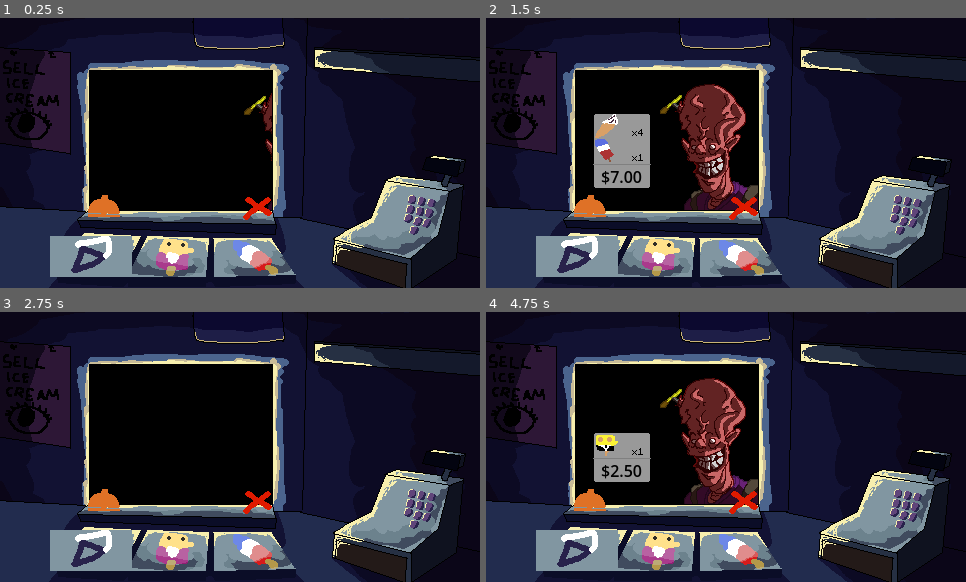
Above: before the commit, frames 1-4 (two rows, left to right).
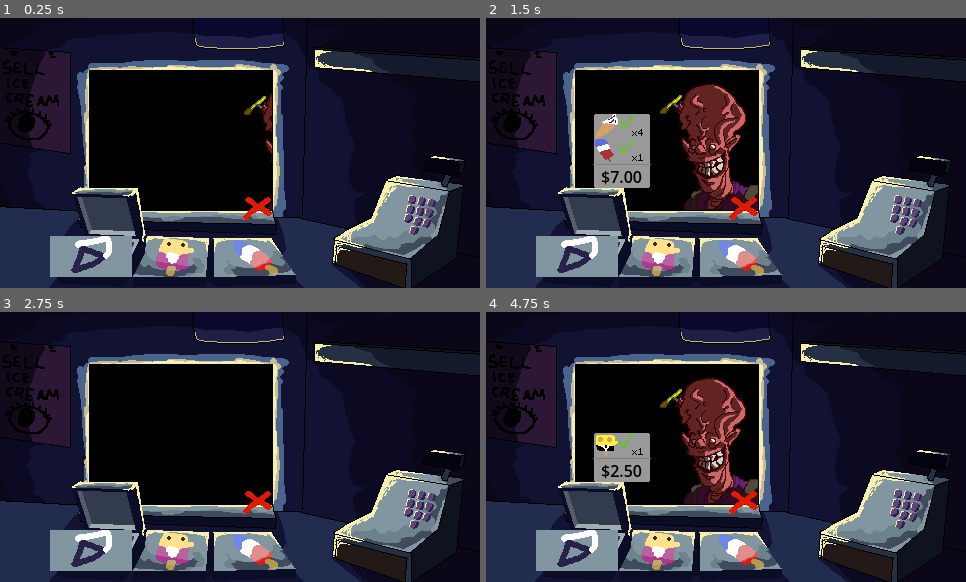
Above: after the commit, the same moments.

Repository: EpicBettaFish/IceCreamRoguelite
Game: Godot game, scene res://Main.tscn
The game is run twice, just before and just after one commit, with the same random seed, the same clock (stepped at 60 frames per second) and the same inputs.
Inputs (mouse positions are in pixels of both pictures, inside the frame that each line leads up to):
- Up to frame 1 (0.25 s): no input
- Up to frame 2 (1.5 s): click (548, 247) at 0.52 s; click (577, 215) at 1.25 s
- Up to frame 3 (2.75 s): click (105, 495) at 2 s
- Up to frame 4 (4.75 s): click (745, 501) at 2.75 s; click (591, 495) at 3.5 s; click (745, 501) at 4.25 s

The runs differ from the first frame. In frame 1, 2.2% of the frame differs, in the area x 15-31%, y 62-96%; in frame 2, 2.3%, in the area x 15-31%, y 35-96%; in frame 3, 2.2%; in frame 4, 2.3%.

Commit message:
wip ice creams

Diff:
--- a/ice-cream-roguelite/Main.tscn
+++ b/ice-cream-roguelite/Main.tscn
@@ -12,6 +12,7 @@
 [ext_resource type="Script" path="res://Scripts/freezer.gd" id="9_yofj3"]
 [ext_resource type="Texture2D" uid="uid://btofj0rlu3rlm" path="res://Programmer Art/popsicleInFreezer.png" id="10_g1pt1"]
 [ext_resource type="Texture2D" uid="uid://ciy86lxfvyvrg" path="res://Programmer Art/popsicleGrabbed.png" id="11_rk73y"]
+[ext_resource type="Texture2D" uid="uid://qr71e5ik1rkk" path="res://assets/truck/cooler_1_open.png" id="12_b2xxy"]
 
 [sub_resource type="Animation" id="Animation_hyao0"]
 resource_name = "CustomerEnter"
@@ -60,21 +61,6 @@
 "values": [Vector2(272, 193)]
 }
 
-[sub_resource type="Animation" id="Animation_km1c6"]
-length = 0.001
-tracks/0/type = "value"
-tracks/0/imported = false
-tracks/0/enabled = true
-tracks/0/path = NodePath("Customer:position")
-tracks/0/interp = 1
-tracks/0/loop_wrap = true
-tracks/0/keys = {
-"times": PackedFloat32Array(0),
-"transitions": PackedFloat32Array(1),
-"update": 0,
-"values": [Vector2(272, 193)]
-}
-
 [sub_resource type="AnimationLibrary" id="AnimationLibrary_8fw2g"]
 _data = {
 "CustomerEnter": SubResource("Animation_hyao0"),
@@ -203,11 +189,18 @@
 iceCreamNormalTexture = ExtResource("11_rk73y")
 
 [node name="Freezer" type="Area2D" parent="Interactable/Freezer" groups=["freezer"]]
+visible = false
 
 [node name="CollisionShape2D" type="CollisionShape2D" parent="Interactable/Freezer/Freezer"]
 position = Vector2(91, 238.5)
 shape = SubResource("RectangleShape2D_25tsb")
 disabled = true
+
+[node name="Sprite2D" type="Sprite2D" parent="Interactable/Freezer"]
+texture_filter = 1
+position = Vector2(103, 215)
+texture = ExtResource("12_b2xxy")
+offset = Vector2(0, 0.5)
 
 [node name="Open" type="TextureButton" parent="Interactable/Freezer"]
 visible = false
@@ -218,24 +211,8 @@
 offset_bottom = 218.0
 texture_normal = ExtResource("9_6n6bj")
 
-[node name="IceCreamSpawns" type="Node2D" parent="Interactable/Freezer"]
-
-[node name="SpawnPos" type="Node2D" parent="Interactable/Freezer/IceCreamSpawns"]
-position = Vector2(62, 229)
-
-[node name="SpawnPos2" type="Node2D" parent="Interactable/Freezer/IceCreamSpawns"]
-position = Vector2(91, 228)
-
-[node name="SpawnPos3" type="Node2D" parent="Interactable/Freezer/IceCreamSpawns"]
-position = Vector2(117, 233)
-
-[node name="SpawnPos4" type="Node2D" parent="Interactable/Freezer/IceCreamSpawns"]
-position = Vector2(76, 244)
-
-[node name="SpawnPos5" type="Node2D" parent="Interactable/Freezer/IceCreamSpawns"]
-position = Vector2(105, 249)
-
 [node name="Closed" type="TextureButton" parent="Interactable/Freezer"]
+visible = false
 z_index = 1
 texture_filter = 1
 offset_left = 50.0
@@ -244,6 +221,23 @@
 offset_bottom = 259.0
 texture_normal = ExtResource("9_6n6bj")
 
+[node name="IceCreamSpawns" type="Node2D" parent="Interactable/Freezer"]
+
+[node name="SpawnPos" type="Node2D" parent="Interactable/Freezer/IceCreamSpawns"]
+position = Vector2(62, 229)
+
+[node name="SpawnPos2" type="Node2D" parent="Interactable/Freezer/IceCreamSpawns"]
+position = Vector2(91, 228)
+
+[node name="SpawnPos3" type="Node2D" parent="Interactable/Freezer/IceCreamSpawns"]
+position = Vector2(117, 233)
+
+[node name="SpawnPos4" type="Node2D" parent="Interactable/Freezer/IceCreamSpawns"]
+position = Vector2(76, 244)
+
+[node name="SpawnPos5" type="Node2D" parent="Interactable/Freezer/IceCreamSpawns"]
+position = Vector2(105, 249)
+
 [connection signal="pressed" from="Bell" to="." method="_on_bell_pressed"]
 [connection signal="pressed" from="X" to="." method="_on_x_pressed"]
 [connection signal="pressed" from="Interactable/Freezer/Open" to="Interactable/Freezer" method="_on_open_pressed"]
--- a/ice-cream-roguelite/Scenes/UI/CustomerIceCreamDisplay.tscn
+++ b/ice-cream-roguelite/Scenes/UI/CustomerIceCreamDisplay.tscn
@@ -1,8 +1,9 @@
-[gd_scene load_steps=4 format=3 uid="uid://ddyffjfhbaan0"]
+[gd_scene load_steps=5 format=3 uid="uid://ddyffjfhbaan0"]
 
 [ext_resource type="Texture2D" uid="uid://0f4q8tklspm3" path="res://Programmer Art/iceCream1.png" id="1_1yqu3"]
 [ext_resource type="Script" path="res://Scripts/customer_ice_cream_display.gd" id="1_n1vtr"]
 [ext_resource type="FontFile" uid="uid://dh3r0t715nyei" path="res://fonts/m5x7.ttf" id="2_rcv1k"]
+[ext_resource type="Texture2D" uid="uid://duq5t6ijrbbia" path="res://Programmer Art/check.png" id="4_67vuf"]
 
 [node name="CustomerIceCreamDisplay" type="Control"]
 custom_minimum_size = Vector2(39, 24)
@@ -34,3 +35,8 @@
 theme_override_font_sizes/font_size = 16
 text = "x10"
 vertical_alignment = 1
+
+[node name="Check" type="Sprite2D" parent="."]
+texture_filter = 1
+position = Vector2(33, 8)
+texture = ExtResource("4_67vuf")
--- a/ice-cream-roguelite/Scenes/iceCream.tscn
+++ b/ice-cream-roguelite/Scenes/iceCream.tscn
@@ -17,6 +17,7 @@
 texture = ExtResource("1_vhu7g")
 
 [node name="Button" type="Button" parent="."]
+modulate = Color(1, 1, 1, 0)
 offset_left = -8.0
 offset_top = -8.0
 offset_right = 8.0
--- a/ice-cream-roguelite/Scripts/freezer.gd
+++ b/ice-cream-roguelite/Scripts/freezer.gd
@@ -11,7 +11,6 @@
 
 @export var iceCreamID: int
 @onready var iceCreamSpawns = [$IceCreamSpawns/SpawnPos, $IceCreamSpawns/SpawnPos2, $IceCreamSpawns/SpawnPos3, $IceCreamSpawns/SpawnPos4, $IceCreamSpawns/SpawnPos5]
-@onready var iceCreamParent = $IceCreamSpawns
 
 @onready var freezerAreaCollider = $Freezer/CollisionShape2D
 
@@ -28,13 +27,16 @@
 		newIceCream.normalTexture = iceCreamNormalTexture
 		newIceCream.freezerTexture = iceCreamFreezerTexture
 		newIceCream.global_position = iceCreamSpawns[i].global_position
-		iceCreamParent.add_child(newIceCream)
+		add_child(newIceCream)
 
-
+#OPEN FREEZER
 func _on_closed_pressed():
 	closedLid.visible = false
 	openLid.visible = true
+	freezerAreaCollider.disabled = false
 
+#CLOSE FREEZER
 func _on_open_pressed():
 	closedLid.visible = true
 	openLid.visible = false
+	freezerAreaCollider.disabled = true
--- a/ice-cream-roguelite/Scripts/ice_cream.gd
+++ b/ice-cream-roguelite/Scripts/ice_cream.gd
@@ -1,6 +1,7 @@
 extends Area2D
 
 var pickup = false
+var canGrab = false
 var targetPos
 
 var freezerTexture
@@ -9,10 +10,12 @@
 var inFreezer = false
 
 @onready var sprite = $Sprite2D
+@onready var button = $Button
 
 func _ready():
 	targetPos = global_position
 	sprite.texture = freezerTexture
+	button.mouse_filter = button.MOUSE_FILTER_IGNORE
 
 func _process(delta):
 	if global_position.distance_to(targetPos) > 1:
@@ -21,22 +24,33 @@
 		targetPos = get_global_mouse_position()
 
 func _on_button_button_down():
-	pickup = true
-	z_index = 2
-	sprite.texture = normalTexture
+	if canGrab:
+		pickup = true
+		z_index = 2
+		sprite.texture = normalTexture
 
 func _on_button_button_up():
 	pickup = false
 	if inFreezer:
 		z_index = 0
 		sprite.texture = freezerTexture
+		targetPos = global_position
 
 
 func _on_area_entered(area):
 	if area.is_in_group("freezer"):
 		inFreezer = true
+		if !pickup:
+			z_index = 0
+			sprite.texture = freezerTexture
+			targetPos = global_position
+		canGrab = true
+		button.mouse_filter = button.MOUSE_FILTER_STOP
 
 
 func _on_area_exited(area):
 	if area.is_in_group("freezer"):
 		inFreezer = false
+		if !pickup:
+			canGrab = false
+			button.mouse_filter = button.MOUSE_FILTER_IGNORE
Not shown: 1 places in ice-cream-roguelite/Main.tscn that only renumber resources
Binary file added: ice-cream-roguelite/Programmer Art/check.png
Not shown, added: ice-cream-roguelite/Programmer Art/check.png.import
